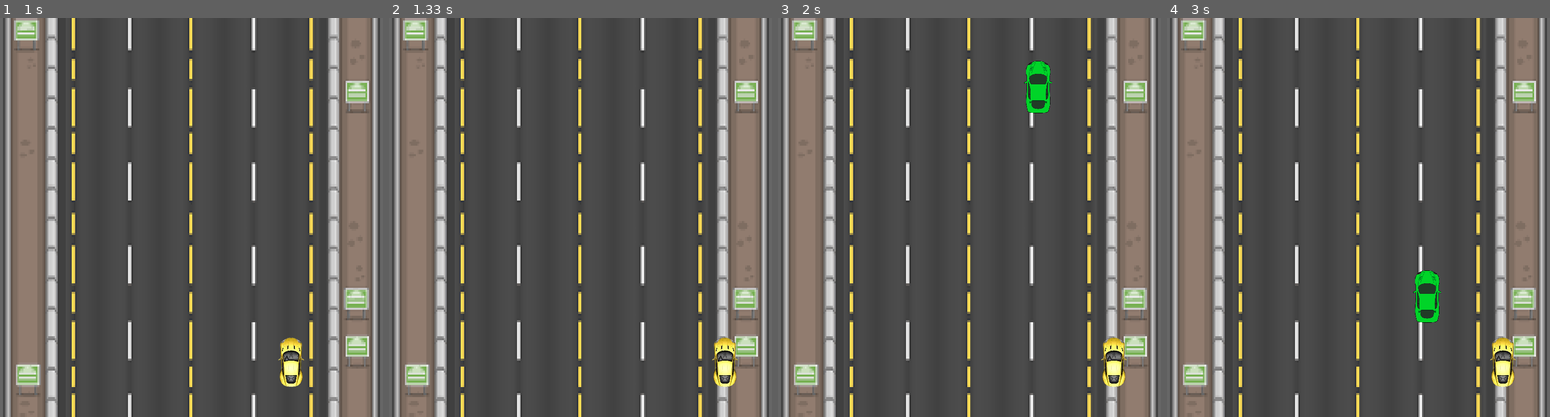
Above: before the commit, frames 1-4 (left to right).
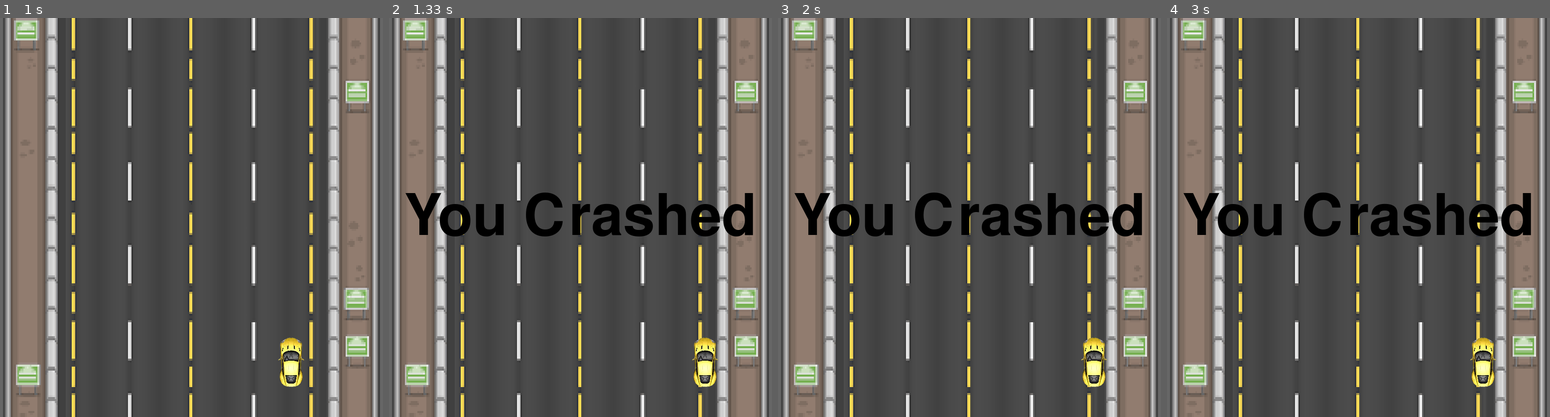
Above: after the commit, the same moments.

Repository: nazarivankevych/pygame_race
Game: pygame game, started from main.py
Two runs of this game, one before a commit and one after it. Both use one fixed random seed, a clock stepped at 60 frames per second and the inputs below.
Inputs:
- Up to frame 1 (1 s): hold Right 0.33-0.8 s; hold Right from 0.83 s (still down)
- Up to frame 2 (1.33 s): release Right at 1.3 s
- Up to frame 3 (2 s): no input
- Up to frame 4 (3 s): no input

Frame 1 is identical in both runs. In frame 2, 5.1% of the frame differs, in the area x 4-96%, y 43-93%; in frame 3, 5.9%; in frame 4, 5.9%.

Commit message:
Change images direction, fix colissions with cars and objects

Diff:
--- a/main.py
+++ b/main.py
@@ -3,8 +3,7 @@
 import random
 
 pygame.init()
-# create a key pressed
-key_input = pygame.key.get_pressed()
+
 # set up dimensions
 display_width = 800
 display_height = 800
@@ -27,11 +26,13 @@
 carImg = pygame.image.load('img/car.png')
 carImg = pygame.transform.scale(carImg, (obj_width, obj_height))
 # time for finish
-count_time = 60
+count_time = 5
 start_ticks = pygame.time.get_ticks()
-# text which we see after finishing
+# text and picture which we see after finishing
 finish_text = 'You win this Crazy Racing GAME ;)'
-
+obj_pic = pygame.image.load('img/finish_line.png')
+finish_height = 80
+finish_width = 550
 
 def car(x, y):
     gameDisplay.blit(carImg, (x, y))
@@ -88,8 +89,10 @@
                 pygame.quit()
                 quit()
 
+
 def gameloop():
 
+    global obj_pic
     x = (display_width * 0.45)
     y = (display_height * 0.8)
 
@@ -98,10 +101,9 @@
     obj_startx = random.randrange(200, (display_width-200))
     obj_starty = -750
     obj_speed = 7
-    object_width = 80
-    object_height = 80
+    object_width = 50
+    object_height = 90
     obj = random.randrange(0, 3)
-    finish_line = 800
 
     gameExit = False
 
@@ -114,6 +116,7 @@
             if event.type == pygame.KEYDOWN:
                 if event.key == pygame.K_LEFT:
                     x_change = -5
+
                 if event.key == pygame.K_RIGHT:
                     x_change = 5
                 if event.key == pygame.K_SPACE:
@@ -136,13 +139,15 @@
         obj_starty += obj_speed
         car(x, y)
 
-        if x > display_width - object_width or x < 0:
+        # colissions with borders
+        if x > (display_width - 155) - object_width or x < 108:
             crash()
+        # generate cars in different places of road
         if obj_starty > display_height:
             obj_starty = 0 - object_height
             obj_startx = random.randrange(150, (display_width - 150))
             obj = random.randrange(0, 2)
-        # colissions with another objects and borders
+        # colissions with another cars
         if y < obj_starty + object_height:
             if obj_startx < x < obj_startx + object_width or obj_startx < x + object_width < obj_startx + object_width:
                 crash()
Binary file changed: img/car2.png
Binary file changed: img/car3.png
Not shown, added: pygame_race.zip
Not shown, removed: race_pygame.zip
